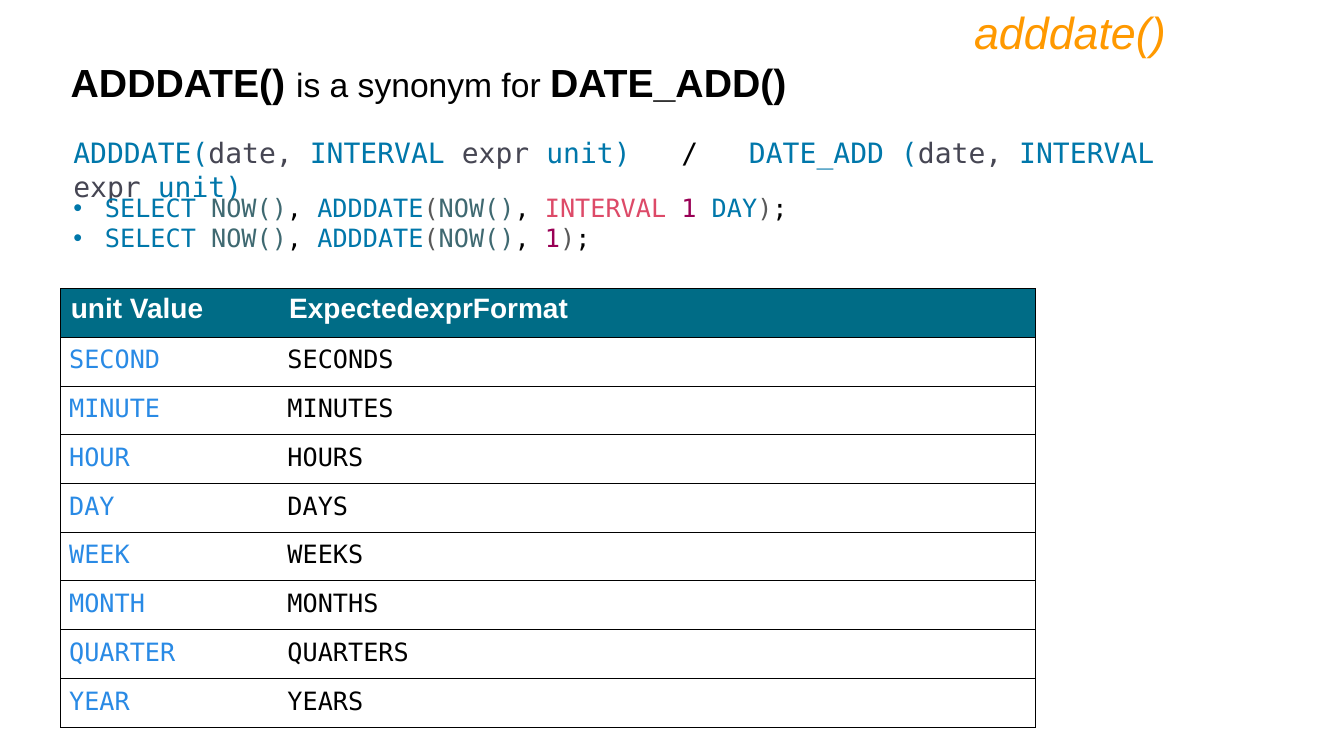
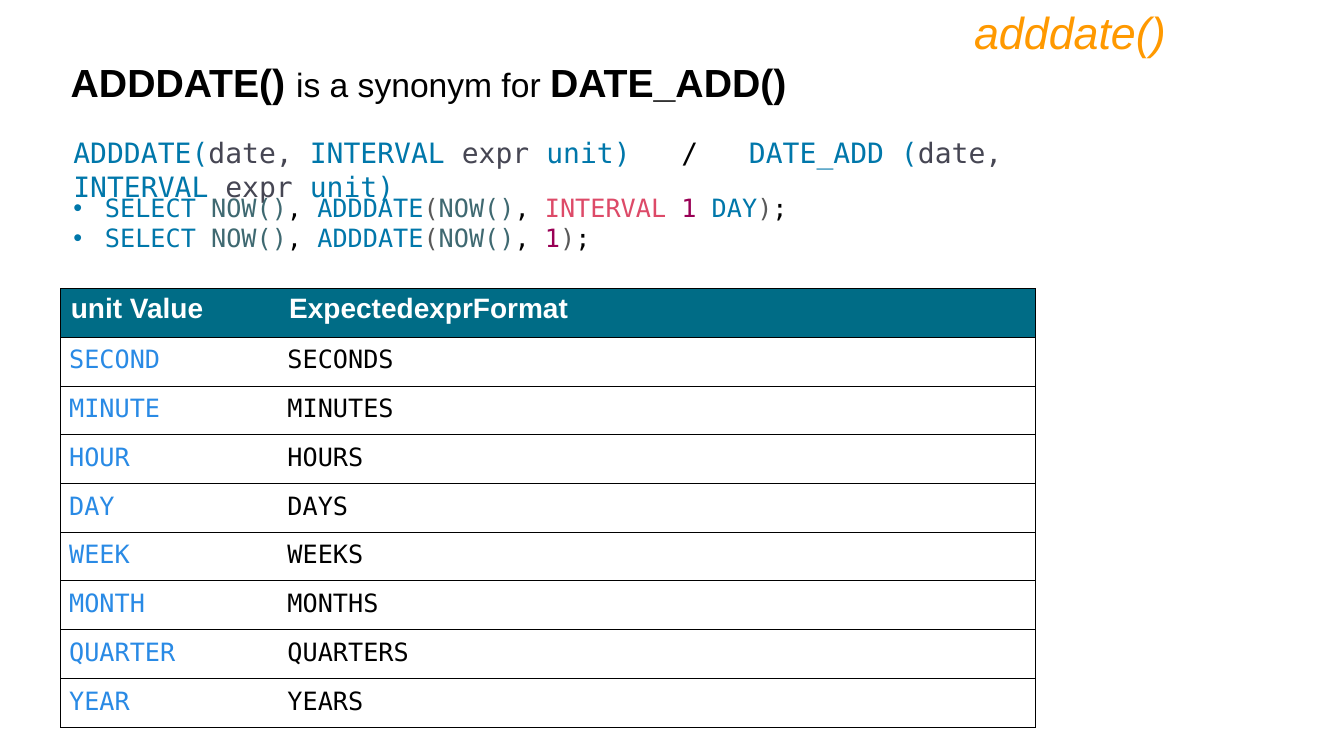
Before and after one commit to sonalikhedkar/Cdac_study, a slide deck: slide 109 of database/IET MySQL PPT Ver9.pptx. Drawn at 1344x756 pixels with LibreOffice and Linux fonts; fonts in the diff are those of the drawing. Boxes give left, top, right and bottom in pixels: in the first picture for what was removed or moved away, otherwise in the second. Text is boxed around its words. In the diff, an @@ line names an element or a change of style, - is before the commit and + after.

```diff
--- a/database/IET MySQL PPT Ver9.pptx
+++ b/database/IET MySQL PPT Ver9.pptx
@@ text "ADDDATE(date, INTERVAL expr unit) / ..." rewrapped from bbox=[71, 141, 1154, 319] to bbox=[71, 141, 1002, 319] @@
```
Also in this commit, not shown: 14 other slides changed, 52 slides added.
